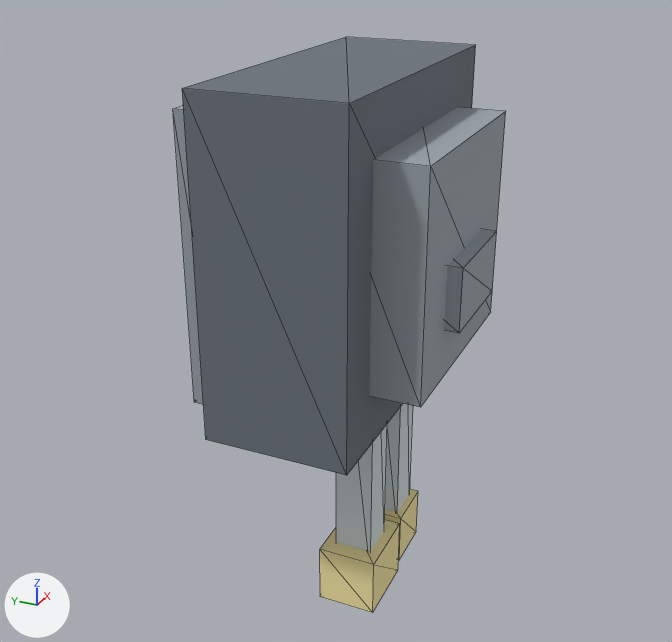
A saved change to the glTF model MinecraftDungeonGodot/assets/minecraft_character_generator/turrets/gatling.glb.
Both versions are drawn from a 50 mm lens placed at (-3.28, -1.12, 0.78), pointed at (0.05, 0.38, -0.88). Arrows for +X, +Y and +Z are at lower left; the lights stay in place. The older version comes first. Both versions are drawn at frame 3 of the action 'Fire'; the numbers are the values there. Mesh edges are drawn as thin lines. Vertices at exactly the same position are counted once.

Objects in the first picture: 'barrel', 'barrel_r', 'base', 'base_trim', 'drum', 'head', 'muzzle', 'muzzle_r'.
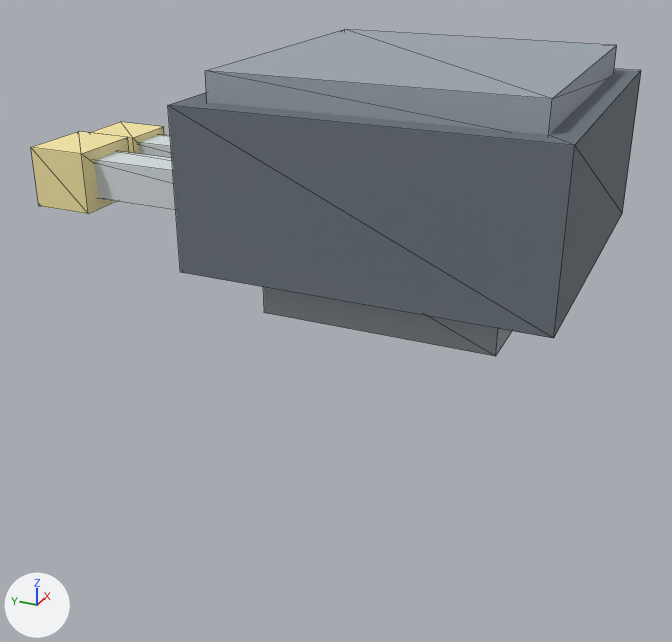
ob_recoiljoint is not drawn itself; it is the parent of ob_barrel, ob_barrel_r, ob_muzzle, ob_muzzle_r.

Where the change shows, as pixel boxes (x1, y1, x2, y2) in the pictures (672 x 642 px):
'base', moved, rescaled (61% wider, 38% shorter): before (182, 37, 476, 475); after (168, 69, 641, 338)
'base_trim', moved, rescaled: before (173, 105, 203, 404); after (205, 29, 617, 135)
'head', rescaled: before (369, 107, 506, 407); after (263, 287, 512, 356)
'muzzle', moved: before (320, 520, 400, 613); after (31, 132, 129, 214)
'barrel', moved, rescaled: before (336, 424, 387, 552); after (94, 151, 176, 210)
'barrel_r', moved, rescaled: before (385, 404, 413, 512); after (139, 135, 172, 158)
'muzzle_r', moved: before (385, 489, 418, 560); after (89, 122, 164, 154)
'drum', unchanged, covered by the edit: before (444, 229, 496, 333)

What changed in the scene script:
```text
Change me_cube:
    used by ob_base; parent = ob_turretroot; location = (0.0, 0.42, 0.0)
    remove me_cube.from_pydata(...)  # 8 vertices, 12 faces; spans x -0.9..0.9, y -0.4..0.4, z -0.9..0.9
    add me_cube.from_pydata(...)  # 8 vertices, 12 faces; spans x -0.9..0.9, y -0.9..0.9, z -0.4..0.4
    me_cube part 1: the whole mesh is scaled about its middle by (1, 2.25, 0.444)
Change me_cube_001:
    used by ob_base_trim; parent = ob_turretroot; location = (0.0, 0.88, 0.0)
    remove me_cube_001.from_pydata(...)  # 8 vertices, 12 faces; spans x -0.77..0.77, y -0.08..0.08, z -0.77..0.77
    add me_cube_001.from_pydata(...)  # 8 vertices, 12 faces; spans x -0.77..0.77, y -0.77..0.77, z -0.08..0.08
    me_cube_001 part 2: the whole mesh is scaled about its middle by (1, 9.69, 0.103)
Change me_cube_002:
    used by ob_head; parent = ob_yawjoint; location = (0.0, 0.0, 0.0)
    remove me_cube_002.from_pydata(...)  # 8 vertices, 12 faces; spans x -0.625..0.625, y -0.25..0.25, z -0.6..0.6
    add me_cube_002.from_pydata(...)  # 8 vertices, 12 faces; spans x -0.625..0.625, y -0.6..0.6, z -0.25..0.25
    me_cube_002 part 3: the whole mesh is scaled about its middle by (1, 2.4, 0.417)
Change me_cube_004:
    used by ob_barrel; parent = ob_recoiljoint; location = (-0.22, 0.0, -0.98)
    remove me_cube_004.from_pydata(...)  # 8 vertices, 12 faces; spans x -0.11..0.11, y -0.11..0.11, z -0.95..0.95
    add me_cube_004.from_pydata(...)  # 8 vertices, 12 faces; spans x -0.11..0.11, y -0.95..0.95, z -0.11..0.11
    me_cube_004 part 4: the whole mesh is scaled about its middle by (1, 8.64, 0.116)
Change me_cube_008:
    used by ob_barrel_r; parent = ob_recoiljoint; location = (0.22, 0.0, -0.98)
    remove me_cube_008.from_pydata(...)  # 8 vertices, 12 faces; spans x -0.11..0.11, y -0.11..0.11, z -0.95..0.95
    add me_cube_008.from_pydata(...)  # 8 vertices, 12 faces; spans x -0.11..0.11, y -0.95..0.95, z -0.11..0.11
    me_cube_008 part 5: the whole mesh is scaled about its middle by (1, 8.64, 0.116)
Change ob_base:
    ob_base.location: (0.0, 0.42, 0.0) -> (0.0, 0.0, 0.42)
Change ob_base_trim:
    ob_base_trim.location: (0.0, 0.88, 0.0) -> (0.0, 0.0, 0.88)
Change ob_recoiljoint:
    ob_recoiljoint.location: (0.0, 0.224, 0.0) -> (0.0, 0.0, 0.224)
Change ob_barrel:
    ob_barrel.location: (-0.22, 0.0, -0.98) -> (-0.22, 0.98, 0.0)
Change ob_barrel_r:
    ob_barrel_r.location: (0.22, 0.0, -0.98) -> (0.22, 0.98, 0.0)
Change ob_muzzle:
    ob_muzzle.location: (-0.22, 0.0, -1.98) -> (-0.22, 1.98, 0.0)
Change ob_muzzle_r:
    ob_muzzle_r.location: (0.22, 0.0, -1.98) -> (0.22, 1.98, 0.0)
```
